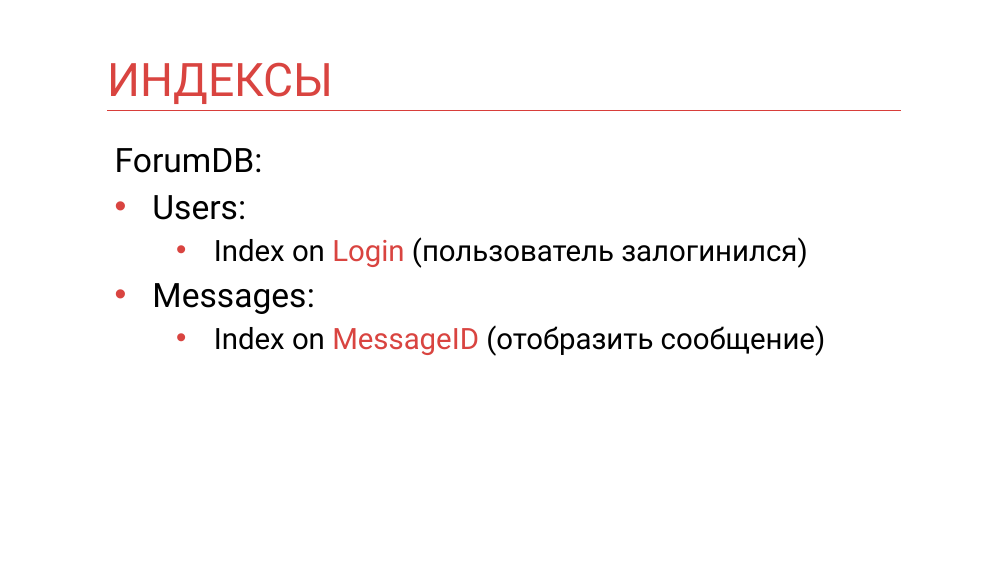
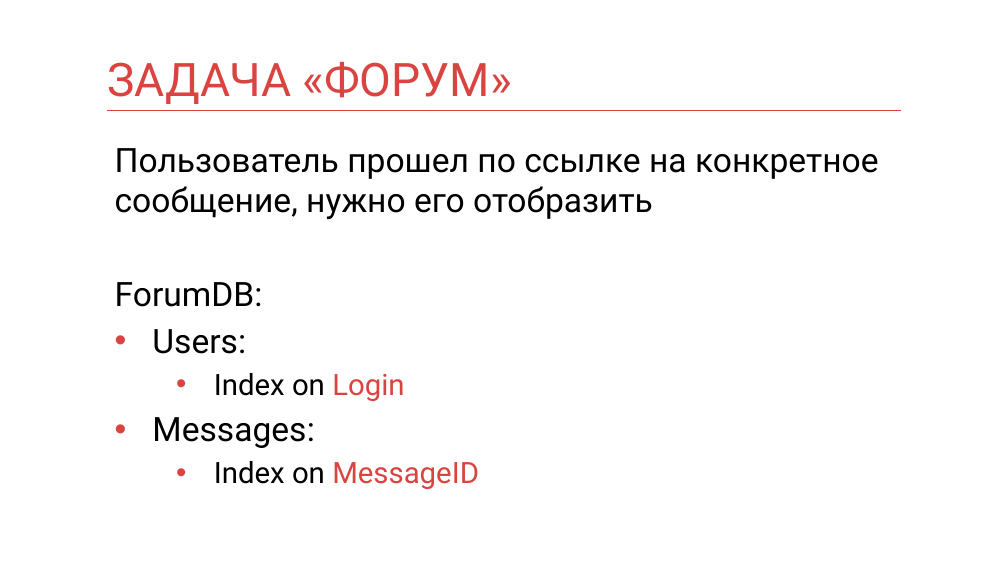
Before and after one commit to mnenorm74/web-game, a slide deck: slide 24 of db.pptx (slide 23 before the commit). Drawn at 1008x567 pixels with LibreOffice and Linux fonts; fonts in the diff are those of the drawing. Boxes give left, top, right and bottom in pixels: in the first picture for what was removed or moved away, otherwise in the second. Text is boxed around its words. In the diff, an @@ line names an element or a change of style, - is before the commit and + after.

```diff
--- a/db.pptx
+++ b/db.pptx
@@ title at bbox=[107, 62, 512, 104]: text changed @@
-ИНДЕКСЫ
+ЗАДАЧА «ФОРУМ»
@@ text at bbox=[115, 148, 879, 219]: paragraph added @@
+Пользователь прошел по ссылке на конкретное сообщение, нужно его отобразить
@@ text at bbox=[214, 373, 404, 401]: text changed @@
-  • Index on Login (пользователь залогинился)
+  • Index on Login
@@ text at bbox=[214, 461, 479, 489]: text changed; text colour #000000 to #D94440 @@
-  • Index on MessageID (отобразить сообщение)
+  • Index on MessageID
```
Also in this commit, not shown: 23 other slides changed, 13 slides added, 9 slides removed, 1 other file.
